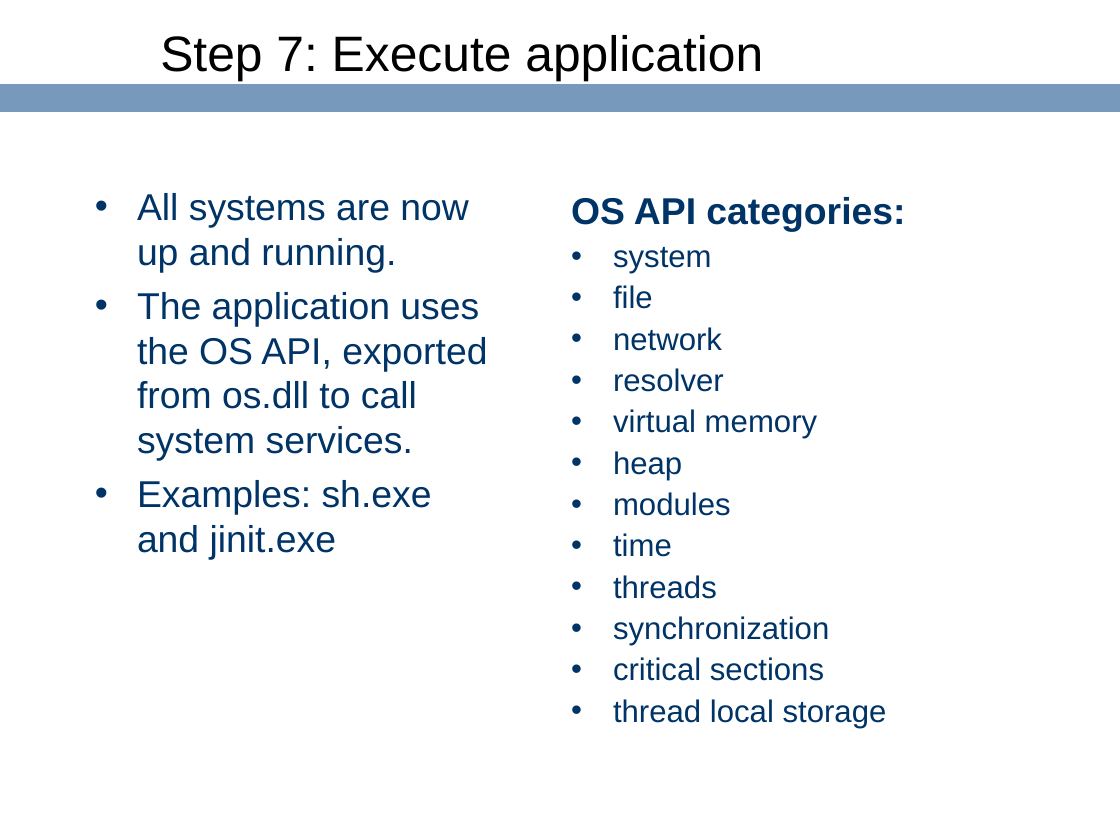
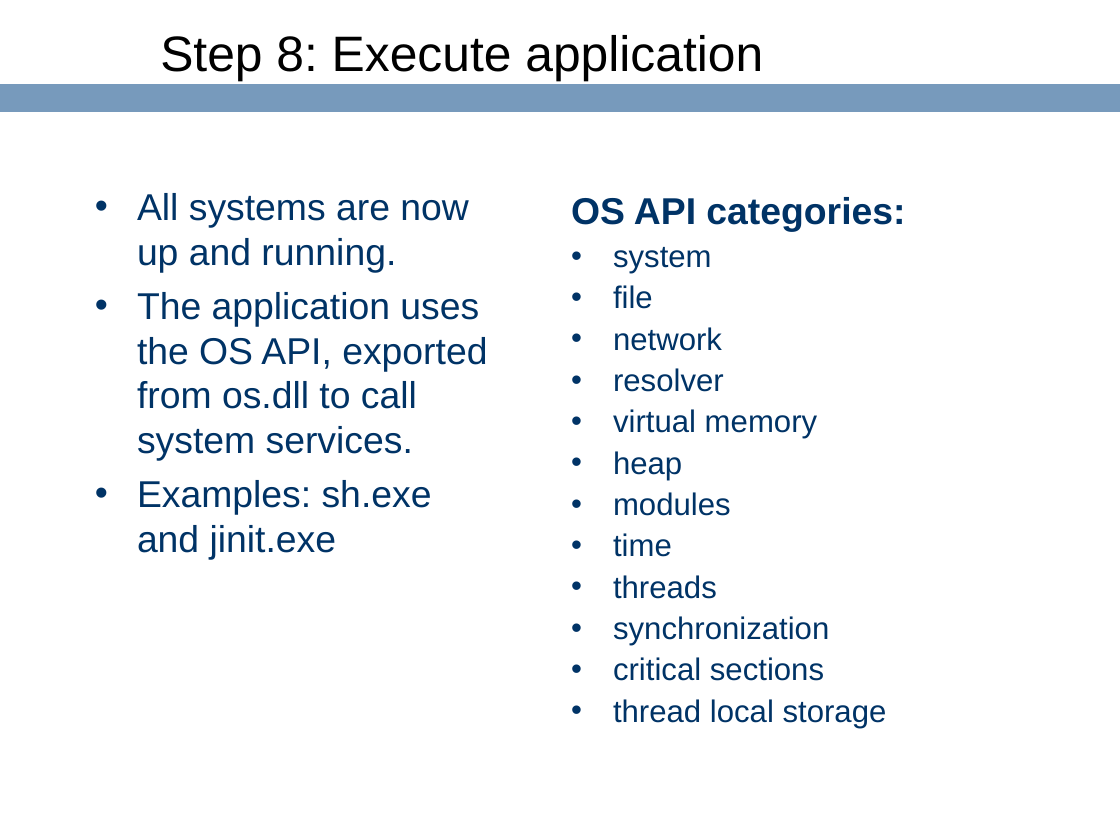
Before and after one commit to ringgaard/sanos, a slide deck: slide 24 of doc/sanostech.ppt (slide 23 before the commit). Drawn at 1120x840 pixels with LibreOffice and Linux fonts; fonts in the diff are those of the drawing; background and template pictures are left out. Boxes give left, top, right and bottom in pixels: in the first picture for what was removed or moved away, otherwise in the second. Text is boxed around its words. In the diff, an @@ line names an element or a change of style, - is before the commit and + after.

```diff
--- a/doc/sanostech.ppt
+++ b/doc/sanostech.ppt
@@ title at (160, 35, 763, 81): text changed @@
-Step 7: Execute application
+Step 8: Execute application
```
Also in this commit, not shown: 7 other slides changed, 1 slide added.
